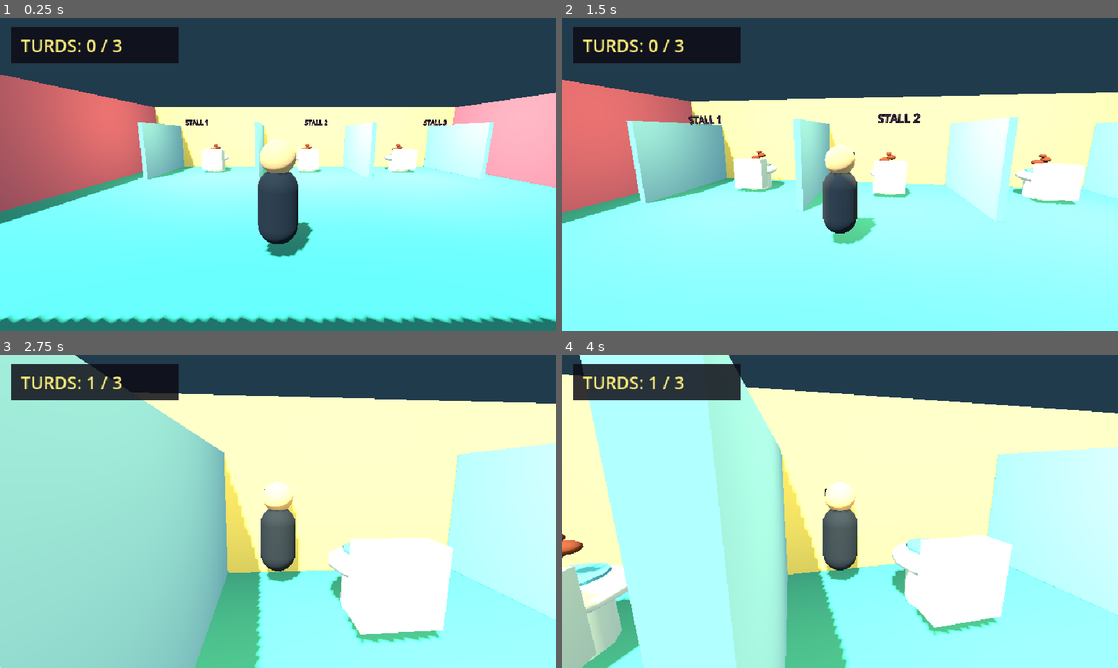
Above: before the commit, frames 1-4 (two rows, left to right).
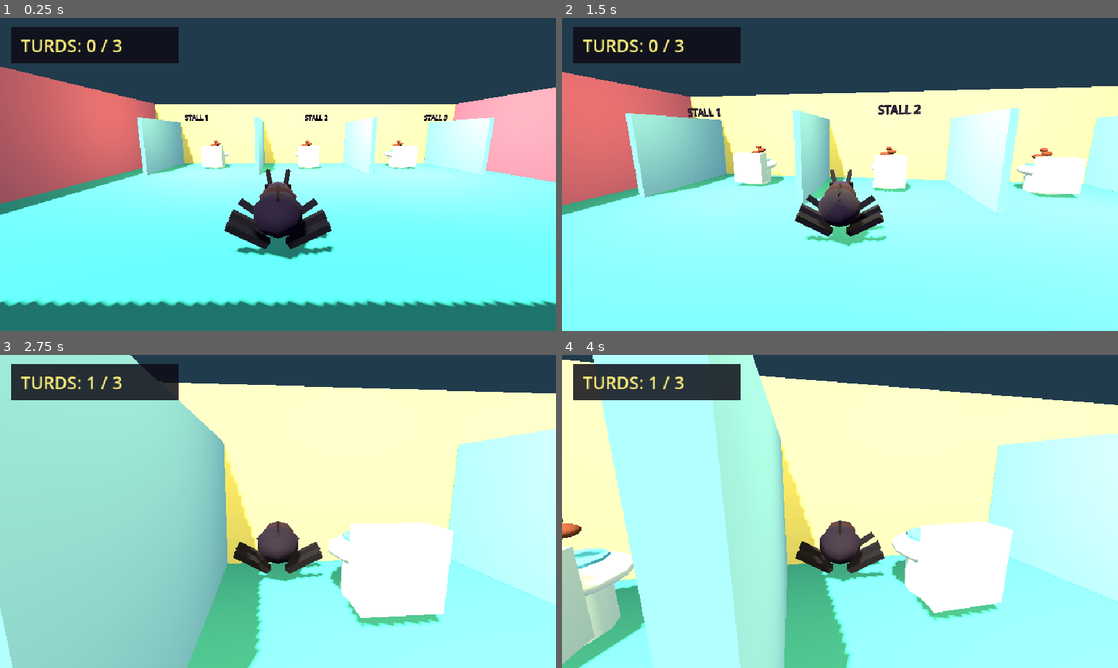
Above: after the commit, the same moments.

Repository: blanzy-labs/turd-burglar
Game: Godot game, scene res://scenes/main.tscn
The game is run twice, just before and just after one commit, with the same random seed, the same clock (stepped at 60 frames per second) and the same inputs.
Inputs (mouse positions are in pixels of both pictures, inside the frame that each line leads up to):
- Up to frame 1 (0.25 s): no input
- Up to frame 2 (1.5 s): tap Enter at 0.5 s; move the mouse to (867, 174) at 0.52 s; hold W (move_forward) from 0.53 s (still down); tap E at 0.6 s; move the mouse to (812, 174) at 1.27 s; tap R at 1.35 s
- Up to frame 3 (2.75 s): keep holding W (move_forward); move the mouse to (289, 505) at 2.02 s; tap E at 2.1 s
- Up to frame 4 (4 s): keep holding W (move_forward); move the mouse to (834, 517) at 2.77 s; tap R at 2.85 s; tap Space at 3.5 s; move the mouse to (878, 514) at 3.52 s; tap E at 3.6 s

The runs differ from the first frame. In frame 1, 13% of the frame differs, in the area x 0-100%, y 15-98%; in frame 2, 8.7%; in frame 3, 11%; in frame 4, 15%, in the area x 0-100%, y 0-100%.

Commit message:
TB-R02-001: Replace Placeholder with Low-Poly Dung Beetle

Diff:
--- a/scenes/player.tscn
+++ b/scenes/player.tscn
@@ -1,57 +1,164 @@
-[gd_scene load_steps=8 format=3]
+[gd_scene load_steps=18 format=3]
 
 [ext_resource type="Script" path="res://scripts/player.gd" id="1_player"]
 
-[sub_resource type="StandardMaterial3D" id="Material_body"]
-albedo_color = Color(0.12, 0.16, 0.2, 1)
+[sub_resource type="StandardMaterial3D" id="Material_abdomen"]
+albedo_color = Color(0.105, 0.06, 0.13, 1)
+roughness = 0.92
+
+[sub_resource type="StandardMaterial3D" id="Material_thorax"]
+albedo_color = Color(0.19, 0.095, 0.11, 1)
+roughness = 0.94
+
+[sub_resource type="StandardMaterial3D" id="Material_head"]
+albedo_color = Color(0.16, 0.105, 0.205, 1)
 roughness = 0.9
 
+[sub_resource type="StandardMaterial3D" id="Material_limb"]
+albedo_color = Color(0.085, 0.07, 0.095, 1)
+roughness = 0.98
+
+[sub_resource type="StandardMaterial3D" id="Material_mask"]
+albedo_color = Color(0.012, 0.01, 0.018, 1)
+roughness = 0.82
+
+[sub_resource type="StandardMaterial3D" id="Material_eye"]
+albedo_color = Color(0.62, 0.48, 0.22, 1)
+roughness = 0.75
+
 [sub_resource type="CapsuleShape3D" id="CapsuleShape_player"]
-radius = 0.35
-height = 1.8
+radius = 0.38
+height = 1.15
 
-[sub_resource type="CapsuleMesh" id="CapsuleMesh_body"]
-material = SubResource("Material_body")
-radius = 0.33
-height = 1.25
+[sub_resource type="SphereMesh" id="SphereMesh_abdomen"]
+material = SubResource("Material_abdomen")
+radius = 0.5
+height = 1.0
+radial_segments = 8
+rings = 4
 
-[sub_resource type="StandardMaterial3D" id="Material_head"]
-albedo_color = Color(0.92, 0.72, 0.5, 1)
-roughness = 0.95
+[sub_resource type="SphereMesh" id="SphereMesh_thorax"]
+material = SubResource("Material_thorax")
+radius = 0.38
+height = 0.76
+radial_segments = 8
+rings = 4
 
 [sub_resource type="SphereMesh" id="SphereMesh_head"]
 material = SubResource("Material_head")
-radius = 0.28
-height = 0.56
-
-[sub_resource type="StandardMaterial3D" id="Material_mask"]
-albedo_color = Color(0.04, 0.04, 0.06, 1)
+radius = 0.3
+height = 0.6
+radial_segments = 8
+rings = 4
 
 [sub_resource type="BoxMesh" id="BoxMesh_mask"]
 material = SubResource("Material_mask")
-size = Vector3(0.5, 0.16, 0.08)
+size = Vector3(0.56, 0.18, 0.075)
+
+[sub_resource type="BoxMesh" id="BoxMesh_leg"]
+material = SubResource("Material_limb")
+size = Vector3(0.13, 0.68, 0.13)
+
+[sub_resource type="CapsuleMesh" id="CapsuleMesh_antenna"]
+material = SubResource("Material_limb")
+radius = 0.055
+height = 0.68
+radial_segments = 6
+rings = 2
+
+[sub_resource type="BoxMesh" id="BoxMesh_seam"]
+material = SubResource("Material_mask")
+size = Vector3(0.035, 0.045, 0.74)
+
+[sub_resource type="BoxMesh" id="BoxMesh_eye"]
+material = SubResource("Material_eye")
+size = Vector3(0.105, 0.055, 0.026)
 
 [node name="Player" type="CharacterBody3D"]
 script = ExtResource("1_player")
 
 [node name="CollisionShape3D" type="CollisionShape3D" parent="."]
-position = Vector3(0, 0.9, 0)
+position = Vector3(0, 0.575, 0)
 shape = SubResource("CapsuleShape_player")
 
-[node name="Body" type="MeshInstance3D" parent="."]
-position = Vector3(0, 0.82, 0)
-mesh = SubResource("CapsuleMesh_body")
+[node name="Body" type="Node3D" parent="."]
 
-[node name="Head" type="MeshInstance3D" parent="."]
-position = Vector3(0, 1.62, 0)
+[node name="Abdomen" type="MeshInstance3D" parent="Body"]
+position = Vector3(0, 0.62, 0.3)
+scale = Vector3(0.78, 0.62, 1.08)
+mesh = SubResource("SphereMesh_abdomen")
+
+[node name="Thorax" type="MeshInstance3D" parent="Body"]
+position = Vector3(0, 0.58, -0.42)
+scale = Vector3(0.92, 0.82, 0.88)
+mesh = SubResource("SphereMesh_thorax")
+
+[node name="Head" type="MeshInstance3D" parent="Body"]
+position = Vector3(0, 0.61, -0.85)
+scale = Vector3(0.92, 0.78, 0.88)
 mesh = SubResource("SphereMesh_head")
 
-[node name="Mask" type="MeshInstance3D" parent="."]
-position = Vector3(0, 1.67, -0.255)
+[node name="Mask" type="MeshInstance3D" parent="Body"]
+position = Vector3(0, 0.64, -1.118)
+rotation = Vector3(-0.12, 0, 0)
 mesh = SubResource("BoxMesh_mask")
 
+[node name="AntennaLeft" type="MeshInstance3D" parent="Body"]
+position = Vector3(-0.17, 0.82, -1.02)
+rotation = Vector3(-0.94, 0, 0.18)
+mesh = SubResource("CapsuleMesh_antenna")
+
+[node name="AntennaRight" type="MeshInstance3D" parent="Body"]
+position = Vector3(0.17, 0.82, -1.02)
+rotation = Vector3(-0.94, 0, -0.18)
+mesh = SubResource("CapsuleMesh_antenna")
+
+[node name="LegLeftFront" type="MeshInstance3D" parent="Body"]
+position = Vector3(-0.43, 0.35, -0.52)
+rotation = Vector3(-0.35, 0, 0.98)
+mesh = SubResource("BoxMesh_leg")
+
+[node name="LegLeftMiddle" type="MeshInstance3D" parent="Body"]
+position = Vector3(-0.48, 0.32, -0.05)
+rotation = Vector3(0, 0, 1.08)
+mesh = SubResource("BoxMesh_leg")
+
+[node name="LegLeftRear" type="MeshInstance3D" parent="Body"]
+position = Vector3(-0.44, 0.34, 0.43)
+rotation = Vector3(0.35, 0, 0.98)
+mesh = SubResource("BoxMesh_leg")
+
+[node name="LegRightFront" type="MeshInstance3D" parent="Body"]
+position = Vector3(0.43, 0.35, -0.52)
+rotation = Vector3(-0.35, 0, -0.98)
+mesh = SubResource("BoxMesh_leg")
+
+[node name="LegRightMiddle" type="MeshInstance3D" parent="Body"]
+position = Vector3(0.48, 0.32, -0.05)
+rotation = Vector3(0, 0, -1.08)
+mesh = SubResource("BoxMesh_leg")
+
+[node name="LegRightRear" type="MeshInstance3D" parent="Body"]
+position = Vector3(0.44, 0.34, 0.43)
+rotation = Vector3(0.35, 0, -0.98)
+mesh = SubResource("BoxMesh_leg")
+
+[node name="ShellSeam" type="MeshInstance3D" parent="Body"]
+position = Vector3(0, 0.945, 0.34)
+mesh = SubResource("BoxMesh_seam")
+
+[node name="EyeLeft" type="MeshInstance3D" parent="Body"]
+position = Vector3(-0.145, 0.65, -1.16)
+rotation = Vector3(-0.12, 0, 0)
+mesh = SubResource("BoxMesh_eye")
+
+[node name="EyeRight" type="MeshInstance3D" parent="Body"]
+position = Vector3(0.145, 0.65, -1.16)
+rotation = Vector3(-0.12, 0, 0)
+mesh = SubResource("BoxMesh_eye")
+
 [node name="CameraPivot" type="Node3D" parent="."]
-position = Vector3(0, 1.35, 0)
+position = Vector3(0, 1.15, 0)
 
 [node name="SpringArm3D" type="SpringArm3D" parent="CameraPivot"]
 spring_length = 4.2
